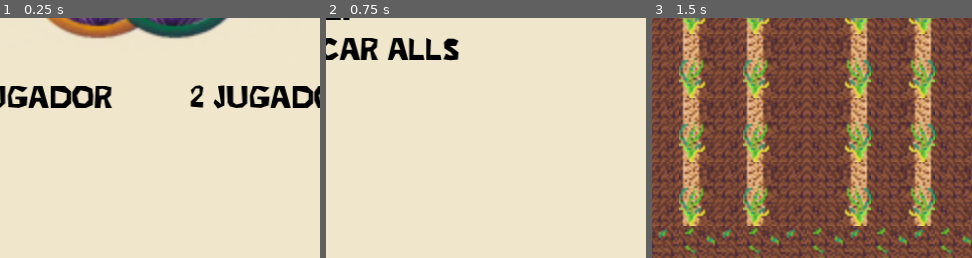
Above: before the commit, frames 1-3 (left to right).
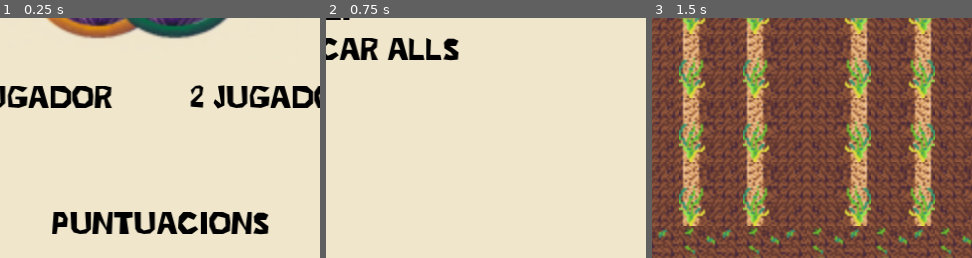
Above: after the commit, the same moments.

Repository: jespicas/Allimpicgames
Game: Godot game, scene res://MainMenu/MainMenu.tscn
Two runs of this game, one before a commit and one after it. Both use one fixed random seed, a clock stepped at 60 frames per second and the inputs below.
Inputs (mouse positions are % of the whole screen's width and height, from its top left):
- Up to frame 1 (0.25 s): no input
- Up to frame 2 (0.75 s): tap Enter (ui_accept) at 0.5 s; move the mouse to (72, 45) at 0.52 s; hold D (p1_move_right) from 0.53 s (still down); hold Ctrl (p1_press_button) from 0.53 s (still down); click (72, 45) at 0.67 s
- Up to frame 3 (1.5 s): tap Enter (ui_accept) at 0.77, 1.07 s; tap Up (p2_move_up) at 0.8, 1.35 s; move the mouse to (30, 55) at 1.27 s; release D (p1_move_right) at 1.28 s; release Ctrl (p1_press_button) at 1.28 s; hold S (p1_move_down) from 1.28 s (still down)
The pictures show only the part of the screen within x 26-76%, y 50-100%; the shares and areas given below are measured in that part.

The runs differ from the first frame. In frame 1, 4.2% of the frame differs, in the area x 16-85%, y 80-91%; in frame 2, nothing differs; in frame 3, nothing differs.
Error before the commit: Invalid operands 'String' and 'Nil' in operator '+'. (res://Global.gd:440)
Error after the commit: Invalid operands 'String' and 'Nil' in operator '+'. (res://Global.gd:446)

Commit message:
Add scores

Diff:
--- a/Global.gd
+++ b/Global.gd
@@ -29,8 +29,14 @@
 #var urlApi = "https://allimpicgames-api-dev.azurewebsites.net/"
 var urlApi = "http://localhost:5267/"
 
+func setScore(value):
+	score = value
+
 func goto_Records():
 	Global.goto_scene("res://OtherOptions/ShowRecords.tscn")
+	pass
+func goto_SaveRecords():
+	Global.goto_scene("res://OtherOptions/SaveRecord.tscn")
 	pass
 func goto_Main():
 	Global.goto_scene("res://MainMenu/MainMenu.tscn")
--- a/MainMenu/MainMenu.gd
+++ b/MainMenu/MainMenu.gd
@@ -2,7 +2,7 @@
 
 var currentPosition = null
 
-enum menupositions {PLAYER1, PLAYER2, COMPETIR, PRACTICAR, OPTIONS, SHOWNGAMES}
+enum menupositions {PLAYER1, PLAYER2, COMPETIR, PRACTICAR, PUNTUACIONS, SHOWNGAMES}
 
 var keymapsFile = "user://keymaps.dat"
 
@@ -165,6 +165,8 @@
 			buttonCompetirPressed()
 		elif currentPosition == menupositions.PRACTICAR:
 			buttonPracticarPressed()
+		elif currentPosition == menupositions.PUNTUACIONS:
+			Global.goto_Records()
 		#elif currentPosition == menupositions.OPTIONS:
 		#	buttonSettingsPressed()
 		#elif currentPosition == menupositions.SHOWNGAMES:
@@ -193,6 +195,9 @@
 		#	$focusAll.position.x = 200
 		#	$focusAll.position.y = 220
 		if currentPosition == menupositions.PLAYER1 or currentPosition == menupositions.PLAYER2:
+			currentPosition = menupositions.PUNTUACIONS
+			$focusAll.position.x = 80
+			$focusAll.position.y = 220
 			pass
 		#	currentPosition = menupositions.OPTIONS
 		#	$focusAll.position.x = 200
@@ -226,7 +231,12 @@
 			$'2playertouch'.show()
 			Global.setNumPlayers(null)
 			Global.setPlayers(null)
-
+		if currentPosition == menupositions.PUNTUACIONS:
+			currentPosition = menupositions.PLAYER1
+			$focusAll.position.x = 43
+			$focusAll.position.y = 161
+			Global.setNumPlayers(null)
+			Global.setPlayers(null)
 		#if currentPosition == menupositions.OPTIONS:
 		#	print("OPTIONS")
 		#	if Global.players != null:
--- a/MainMenu/MainMenu.tscn
+++ b/MainMenu/MainMenu.tscn
@@ -208,6 +208,15 @@
 theme_override_font_sizes/font_size = 12
 text = "D' Acord"
 
+[node name="Puntuacions" type="RichTextLabel" parent="."]
+offset_left = 108.0
+offset_top = 213.0
+offset_right = 232.0
+offset_bottom = 235.0
+theme_override_colors/default_color = Color(0, 0, 0, 1)
+theme_override_fonts/normal_font = ExtResource("3")
+text = "Puntuacions"
+
 [connection signal="pressed" from="settingsTouch" to="." method="_on_TouchScreenButton_pressed" binds= ["btnSettings"]]
 [connection signal="pressed" from="allimpictouch" to="." method="_on_TouchScreenButton_pressed" binds= ["btnCompetir"]]
 [connection signal="pressed" from="practicarTouch" to="." method="_on_TouchScreenButton_pressed" binds= ["btnPracticar"]]
--- a/MiniGames/AgafaAlls.gd
+++ b/MiniGames/AgafaAlls.gd
@@ -23,6 +23,8 @@
 var willSendScore = false
 
 var started = false
+var timerFinishGame = false
+
 # Called when the node enters the scene tree for the first time.
 func _ready():
 	fillArrCurrentMovement()
@@ -175,11 +177,17 @@
 			var guanya = ""
 			if timeP1 > timeP2:
 				guanya = "P2"
+				Global.setScore(str(timeP2).substr(0,5))
 			else:
 				guanya = "P1"
+				Global.setScore(str(timeP1).substr(0,5))
 			$Hud.show_message("Guanya " + guanya)
-			$RetryGame.menuRetry = true
-			$RetryGame.ShowRetry()
+			if timerFinishGame == false:
+				$TimerGoToRecords.start()
+				timerFinishGame = true
+				print("finishgame")
+			#$RetryGame.menuRetry = true
+			#$RetryGame.ShowRetry()
 
 	else:
 		if Global.numPlayers == 1 and P1finish == true:
@@ -228,3 +236,11 @@
 	$Hud.hideMessage()
 	print("timeout")
 	pass # Replace with function body.
+
+
+func _on_timer_go_to_records_timeout() -> void:
+	print("timeoutGotoREcords")
+	# Mirar si ha de guardar records
+	# El record esta dintre dels 5 ?
+	Global.goto_SaveRecords()
+	pass # Replace with function body.
--- a/MiniGames/AgafaAlls.tscn
+++ b/MiniGames/AgafaAlls.tscn
@@ -361,4 +361,8 @@
 theme_override_fonts/font = ExtResource("21_67iwq")
 theme_override_font_sizes/font_size = 8
 
+[node name="TimerGoToRecords" type="Timer" parent="."]
+wait_time = 2.0
+
 [connection signal="timeout" from="Timer" to="." method="_on_Timer_timeout"]
+[connection signal="timeout" from="TimerGoToRecords" to="." method="_on_timer_go_to_records_timeout"]
--- a/MiniGames/ConcursAlliOli.gd
+++ b/MiniGames/ConcursAlliOli.gd
@@ -278,9 +278,15 @@
 	#	"   "+str(puntOKP1)+" ml"
 	#]
 	#$InfPlayer1/SquareInformationP1.ShowSquareFixed(30,70,30,100,120,70,120,100,textParticipant)
-
-	$RetryGame.menuRetry = true
-	$RetryGame.ShowRetry()
+	if Global.numPlayers == 2:
+		if puntOKP1 > puntOKP2:
+			Global.setScore(puntOKP1)
+		else:
+			Global.setScore(puntOKP2)
+		$TimerGotoRecords.start()
+	else:
+		$RetryGame.menuRetry = true
+		$RetryGame.ShowRetry()
 
 	pass
 func animationBiberoFinished():
@@ -434,3 +440,8 @@
 	$InfoPlayer1.hide()
 	$InfoPlayer1/TimerInfoPlayer1.stop()
 	pass # Replace with function body.
+
+
+func _on_timer_goto_records_timeout() -> void:
+	Global.goto_SaveRecords()
+	pass # Replace with function body.
--- a/MiniGames/ConcursAlliOli.tscn
+++ b/MiniGames/ConcursAlliOli.tscn
@@ -811,8 +811,12 @@
 
 [node name="OlitTimerP1" type="Timer" parent="."]
 
+[node name="TimerGotoRecords" type="Timer" parent="."]
+wait_time = 2.0
+
 [connection signal="timeout" from="Info/WaitReadytoHide" to="." method="_on_wait_readyto_hide_timeout"]
 [connection signal="timeout" from="InfoPlayer1/TimerInfoPlayer1" to="." method="_on_timer_info_player_1_timeout"]
 [connection signal="timeout" from="InfoPlayer2/TimerInfoPlayer2" to="." method="_on_timer_info_player_2_timeout"]
 [connection signal="timeout" from="OlitTimerP2" to="." method="_on_olit_timer_p_2_timeout"]
 [connection signal="timeout" from="OlitTimerP1" to="." method="_on_olit_timer_p_1_timeout"]
+[connection signal="timeout" from="TimerGotoRecords" to="." method="_on_timer_goto_records_timeout"]
--- a/MiniGames/EnforcarAlls.tscn
+++ b/MiniGames/EnforcarAlls.tscn
@@ -830,4 +830,8 @@
 position = Vector2(318, 118)
 texture = ExtResource("28_6fa3i")
 
+[node name="TimerGotoRecords" type="Timer" parent="."]
+wait_time = 2.0
+
 [connection signal="timeout" from="Info/WaitReadytoHide" to="." method="_on_wait_readyto_hide_timeout"]
+[connection signal="timeout" from="TimerGotoRecords" to="." method="_on_timer_goto_records_timeout"]
--- a/MiniGames/TiraAll.gd
+++ b/MiniGames/TiraAll.gd
@@ -221,13 +221,30 @@
 		$CanvasLayer/tornJugador.text = "Jugador 2"
 		readyToStart = true
 	elif currentPlayer == "Player 2":
-		$Hud/Message2.text = "Fi de la partida"
-		$Information.show()
-		$Information/Label.text = " Fi de la partida"
+		var guanya = 0
+		if Global.numPlayers == 2:
+			if puntsP1 > puntsP2:
+				guanya = puntsP1
+				Global.setScore(puntsP1)
+				$Hud/Message2.text = "Guanya P1"
+				$Information.show()
+				$Information/Label.text = " Guanya P1"
+
+			else:
+				guanya = puntsP2
+				Global.setScore(puntsP2)
+				$Hud/Message2.text = "Guanya P2"
+				$Information.show()
+				$Information/Label.text = "Guanya P2"
+
 		readyToStart = false
 		endgame = true
-		$RetryGame.menuRetry = true
-		$RetryGame.ShowRetry()
+		if Global.numPlayers == 2:
+			$TimerGotoRecords.start()
+			pass
+		else:
+			$RetryGame.menuRetry = true
+			$RetryGame.ShowRetry()
 	else:
 		$Hud/Message2.text = "Fi de la partida"
 		$Information.show()
@@ -242,3 +259,8 @@
 func _on_timer_square_information_timeout():
 	$TimerSquareInformation.stop()
 	pass # Replace with function body.
+
+
+func _on_timer_goto_records_timeout() -> void:
+	Global.goto_SaveRecords()
+	pass # Replace with function body.
--- a/MiniGames/TiraAll.tscn
+++ b/MiniGames/TiraAll.tscn
@@ -326,4 +326,8 @@
 
 [node name="RetryGame" parent="." instance=ExtResource("14_f1j5r")]
 
+[node name="TimerGotoRecords" type="Timer" parent="."]
+wait_time = 2.0
+
 [connection signal="timeout" from="Timer" to="." method="_on_timer_timeout"]
+[connection signal="timeout" from="TimerGotoRecords" to="." method="_on_timer_goto_records_timeout"]
--- a/MiniGames/TiralaBirra.gd
+++ b/MiniGames/TiralaBirra.gd
@@ -86,8 +86,10 @@
 	if Global.numPlayers == 2:
 		if puntsP1 > puntsP2:
 			$Hud.show_message("Guanya Jugador 1")
+			Global.setScore(puntsP1)
 		else:
 			$Hud.show_message("Guanya Jugador 2")
+			Global.setScore(puntsP2)
 	$TimerP1.stop()
 	$TimerP2.stop()
 	readyP2 = false
@@ -96,9 +98,11 @@
 	$HealthBarP1.emit_signal("reset")
 	$HealthBarP1.hide()
 	$HealthBarP2.hide()
-
-	$RetryGame.menuRetry = true
-	$RetryGame.ShowRetry()
+	if Global.numPlayers == 2:
+		$TimerGotoRecords.start()
+	else:
+		$RetryGame.menuRetry = true
+		$RetryGame.ShowRetry()
 	pass
 func BaldArrived():
 	$BaldBarFiraAll/CharacterBody2D/AnimatedSprite2D.stop()
@@ -402,3 +406,8 @@
 func _on_no_touch_pressed():
 	Global.goto_scene("res://MainMenu/Jocs.tscn")
 	pass # Replace with function body.
+
+
+func _on_timer_goto_records_timeout() -> void:
+	Global.goto_SaveRecords()
+	pass # Replace with function body.
--- a/MiniGames/TiralaBirra.tscn
+++ b/MiniGames/TiralaBirra.tscn
@@ -243,5 +243,9 @@
 theme_override_font_sizes/font_size = 8
 metadata/_edit_use_anchors_ = true
 
+[node name="TimerGotoRecords" type="Timer" parent="."]
+wait_time = 2.0
+
 [connection signal="timeout" from="TimerP2" to="." method="_on_timer_timeout"]
 [connection signal="timeout" from="TimerP1" to="." method="_on_timer_p_1_timeout"]
+[connection signal="timeout" from="TimerGotoRecords" to="." method="_on_timer_goto_records_timeout"]
--- a/MiniGames/enforcar_alls.gd
+++ b/MiniGames/enforcar_alls.gd
@@ -59,6 +59,7 @@
 var player1End = false
 var player2End = false
 
+var gameFinishedTimer = false
 func resetSelects():
 	isCanyemFirstGira = false
 	isCanyemSecondGira = false
@@ -135,12 +136,19 @@
 			$Hud.hideMessageP1()
 			$Hud.hideMessageP2()
 			if tempsP1 > tempsP2:
+				Global.setScore(str(tempsP2).substr(0,5))
 				$Hud.show_message("P2 guanya")
 			else:
+				Global.setScore(str(tempsP1).substr(0,5))
 				$Hud.show_message("P1 guanya")
 
-			$RetryGame.show()
-			$RetryGame.ShowRetry()
+			if Global.numPlayers == 2:
+				if gameFinishedTimer == false:
+					$TimerGotoRecords.start()
+					gameFinishedTimer = true
+			else:
+				$RetryGame.show()
+				$RetryGame.ShowRetry()
 
 		if gameStart == true:
 			tempsP1 += delta
@@ -551,3 +559,8 @@
 	gameStart = true
 	$Info/WaitReadytoHide.stop()
 	pass # Replace with function body.
+
+
+func _on_timer_goto_records_timeout() -> void:
+	Global.goto_SaveRecords()
+	pass # Replace with function body.
--- a/OtherOptions/SaveRecord.gd
+++ b/OtherOptions/SaveRecord.gd
@@ -115,14 +115,8 @@
 	if fileExists() == true:
 		var save_file = Global.GetScores()
 
-		#var f := File.new()
-		#f.open("user://save.cfg", File.READ)
-		#var text =  f.get_as_text()
-		#save_data = parse_json(text)
-		#f.close()
-
 		var new = {
-			"score": int($Control/punts.text),
+			"score": Global.score,
 			"name": labels[0]+labels[1]+labels[2],
 			"game": Global.currentGame
 		}
@@ -131,25 +125,16 @@
 		var json_string = JSON.stringify(save_file)
 		save_fileOverride.store_line(json_string)
 
-
-		#var cfgFile = File.new()
-		#cfgFile.open("user://save.cfg", File.WRITE)
-		#cfgFile.store_line(to_json(save_data))
-		#cfgFile.close()
-
 	else:
 		var new = [{
-			"score": int($Control/punts.text),
+			"score": Global.score,
 			"name": labels[0]+labels[1]+labels[2],
 			"game": Global.currentGame
 		}]
 		var save_file = FileAccess.open(Global.pathScores, FileAccess.WRITE)
 		var json_string = JSON.stringify(new)
 		save_file.store_line(json_string)
-		#var cfgFile = File.new()
-		#cfgFile.open("user://save.cfg", File.WRITE)
-		#cfgFile.store_line(to_json(save_data))
-		#cfgFile.close()
+
 
 func fileExists():
 	return FileAccess.file_exists(Global.pathScores)
--- a/OtherOptions/ShowRecords.gd
+++ b/OtherOptions/ShowRecords.gd
@@ -10,188 +10,7 @@
 
 func _ready():
 	var save_data = Global.GetScores()
-	save_data = [{
-	"score": 33,
-	"name": "PEP",
-	"game": "TiralaBirra"
-	}]
-	var new = {
-		"score": 0,
-		"name": "DET",
-		"game": "AgafaAlls"
-	}
-	save_data.append(new)
-	new = {
-		"score": 0,
-		"name": "MTR",
-		"game": "AgafaAlls"
-	}
-	save_data.append(new)
-	new = {
-		"score": 0,
-		"name": "MTR",
-		"game": "AgafaAlls"
-	}
-	save_data.append(new)
-	new = {
-		"score": 0,
-		"name": "MTR",
-		"game": "AgafaAlls"
-	}
-	save_data.append(new)
-	new = {
-		"score": 0,
-		"name": "MTR",
-		"game": "AgafaAlls"
-	}
-	save_data.append(new)
 
-	new = {
-		"score": 0,
-		"name": "MTR",
-		"game": "AgafaAlls"
-	}
-	save_data.append(new)
-	new = {
-		"score": 0,
-		"name": "MTR",
-		"game": "AgafaAlls"
-	}
-	save_data.append(new)
-	new = {
-		"score": 100,
-		"name": "KNZ",
-		"game": "TiralaBirra"
-	}
-	save_data.append(new)
-	new = {
-		"score": 140,
-		"name": "JEC",
-		"game": "Tirall"
-	}
-	save_data.append(new)
-	new = {
-		"score": 140,
-		"name": "JEC",
-		"game": "Tirall"
-	}
-	save_data.append(new)
-	new = {
-		"score": 130,
-		"name": "SEC",
-		"game": "Tirall"
-	}
-	save_data.append(new)
-	new = {
-		"score": 240,
-		"name": "PEC",
-		"game": "Tirall"
-	}
-	save_data.append(new)
-	new = {
-		"score": 110,
-		"name": "JEC",
-		"game": "Tirall"
-	}
-	save_data.append(new)
-	new = {
-		"score": 120,
-		"name": "LEC",
-		"game": "Tirall"
-	}
-	save_data.append(new)
-	new = {
-		"score": 130,
-		"name": "JEC",
-		"game": "Tirall"
-	}
-	save_data.append(new)
-
-	new = {
-		"score": 140,
-		"name": "JEC",
-		"game": "ConcursAlliOli"
-	}
-	save_data.append(new)
-	new = {
-		"score": 180,
-		"name": "JEC",
-		"game": "ConcursAlliOli"
-	}
-	save_data.append(new)
-
-	new = {
-		"score": 110,
-		"name": "JEC",
-		"game": "ConcursAlliOli"
-	}
-	save_data.append(new)
-
-	new = {
-		"score": 140,
-		"name": "JEC",
-		"game": "ConcursAlliOli"
-	}
-	save_data.append(new)
-
-	new = {
-		"score": 150,
-		"name": "JEC",
-		"game": "ConcursAlliOli"
-	}
-	save_data.append(new)
-
-	new = {
-		"score": 140,
-		"name": "JEC",
-		"game": "ConcursAlliOli"
-	}
-	save_data.append(new)
-
-	new = {
-		"score": 140,
-		"name": "JEC",
-		"game": "ConcursAlliOli"
-	}
-	save_data.append(new)
-
-
-	new = {
-		"score": 90,
-		"name": "DEC",
-		"game": "EnforcarAlls"
-	}
-	save_data.append(new)
-	new = {
-		"score": 120,
-		"name": "DEC",
-		"game": "EnforcarAlls"
-	}
-	save_data.append(new)
-	new = {
-		"score": 110,
-		"name": "DEC",
-		"game": "EnforcarAlls"
-	}
-	save_data.append(new)
-	new = {
-		"score": 230,
-		"name": "DEC",
-		"game": "EnforcarAlls"
-	}
-	save_data.append(new)
-	new = {
-		"score": 120,
-		"name": "DEC",
-		"game": "EnforcarAlls"
-	}
-	save_data.append(new)
-	new = {
-		"score": 220,
-		"name": "DEC",
-		"game": "EnforcarAlls"
-	}
-	save_data.append(new)
 	#var json = JSON.new()
 	#save_data = JSON.stringify(save_data)
 	#var f := File.new()
@@ -214,12 +33,21 @@
 func fillGrid(gridName,values):
 	if values.size()> 0:
 		#values.sort_custom(self, "customComparison")
-		values.sort_custom(func(a, b): return a["score"] > b["score"])
+		if gridName == agafaAll or gridName == enforcaralls:
+			values.sort_custom(func(a, b): return str(a["score"]).to_float() < str(b["score"]).to_float())
+		else:
+			values.sort_custom(func(a, b): return str(a["score"]).to_float() > str(b["score"]).to_float())
 		for i in range(values.size()):
 			if i <= 4:
 				var dynamic_font = FontVariation.new()
 				dynamic_font.base_font = load("res://Media/Fonts/zero_cool/ZeroCool.ttf")
 				dynamic_font.set_spacing(TextServer.SPACING_BOTTOM,-5	)
+				var pos = Label.new()
+				pos.add_theme_font_override("font",dynamic_font)
+				pos.add_theme_font_size_override("font_size",8)
+				pos.add_theme_color_override("font_color", Color(0,0,0,1))
+				pos.text = str(i+1)+"."
+				pos.visible = true
 				var name = Label.new()
 				name.add_theme_font_override("font",dynamic_font)
 				name.add_theme_font_size_override("font_size",8)
@@ -235,18 +63,23 @@
 				score.text = str(values[i]["score"])
 				score.visible = true
 				if gridName == agafaAll:
-					$Control2/RecollirAlls.add_child(name)
-					$Control2/RecollirAlls.add_child(score)
+					$Control2/CanvasGroup/RecollirAlls.add_child(pos)
+					$Control2/CanvasGroup/RecollirAlls.add_child(name)
+					$Control2/CanvasGroup/RecollirAlls.add_child(score)
 				if gridName == tiralabirra:
+					$Control2/TirarBirrall.add_child(pos)
 					$Control2/TirarBirrall.add_child(name)
 					$Control2/TirarBirrall.add_child(score)
 				if gridName == tirall:
+					$Control2/TirAll.add_child(pos)
 					$Control2/TirAll.add_child(name)
 					$Control2/TirAll.add_child(score)
 				if gridName == concursallioli:
+					$Control2/Allioli.add_child(pos)
 					$Control2/Allioli.add_child(name)
 					$Control2/Allioli.add_child(score)
 				if gridName == enforcaralls:
+					$Control2/EnforArlls.add_child(pos)
 					$Control2/EnforArlls.add_child(name)
 					$Control2/EnforArlls.add_child(score)
 func customComparison(a, b):
--- a/OtherOptions/ShowRecords.tscn
+++ b/OtherOptions/ShowRecords.tscn
@@ -1,8 +1,15 @@
-[gd_scene load_steps=4 format=3 uid="uid://bbtbkxmu21xm4"]
+[gd_scene load_steps=11 format=3 uid="uid://bbtbkxmu21xm4"]
 
 [ext_resource type="Script" path="res://OtherOptions/ShowRecords.gd" id="1_0sd3f"]
 [ext_resource type="Texture2D" uid="uid://doir7g7rkqqmo" path="res://Media/imatges/mainmenu/background.png" id="1_p08js"]
 [ext_resource type="FontFile" uid="uid://bgqt1vjshdk4n" path="res://Media/Fonts/zero_cool/ZeroCool.ttf" id="2_wywwg"]
+[ext_resource type="Texture2D" uid="uid://bvy4sa43wc4p6" path="res://Media/imatges/squareAlls/background.png" id="4_kibv2"]
+[ext_resource type="Texture2D" uid="uid://dlw46ubgjy63l" path="res://Media/imatges/squareAlls/adaltesquerra.png" id="5_ka7g1"]
+[ext_resource type="Texture2D" uid="uid://p4txl2j552ao" path="res://Media/imatges/squareAlls/horitzontal.png" id="5_m7u8d"]
+[ext_resource type="Texture2D" uid="uid://baia8sxp0simw" path="res://Media/imatges/squareAlls/abaixesquerra.png" id="6_wbs1q"]
+[ext_resource type="Texture2D" uid="uid://c5r8uihprhlxx" path="res://Media/imatges/squareAlls/abaixdreta.png" id="7_17ldj"]
+[ext_resource type="Texture2D" uid="uid://bxjl0fp7hin4b" path="res://Media/imatges/squareAlls/vertical.png" id="8_3j8wt"]
+[ext_resource type="Texture2D" uid="uid://cot581o5xqtxp" path="res://Media/imatges/squareAlls/adaltdreta.png" id="9_rkfxf"]
 
 [node name="CanvasLayer" type="CanvasLayer"]
 script = ExtResource("1_0sd3f")
@@ -38,13 +45,62 @@
 layout_mode = 3
 anchors_preset = 0
 
-[node name="RecollirAlls" type="GridContainer" parent="Control2"]
-layout_mode = 0
+[node name="CanvasGroup" type="CanvasGroup" parent="Control2"]
+position = Vector2(0, -1)
+
+[node name="Background" type="Sprite2D" parent="Control2/CanvasGroup"]
+position = Vector2(85, 60.5)
+scale = Vector2(3.09091, 2.68182)
+texture = ExtResource("4_kibv2")
+
+[node name="Adaltesquerra" type="Sprite2D" parent="Control2/CanvasGroup"]
+position = Vector2(47, 40)
+texture = ExtResource("5_ka7g1")
+
+[node name="Abaixesquerra" type="Sprite2D" parent="Control2/CanvasGroup"]
+position = Vector2(47, 78)
+texture = ExtResource("6_wbs1q")
+
+[node name="Abaixdreta" type="Sprite2D" parent="Control2/CanvasGroup"]
+position = Vector2(117, 78)
+texture = ExtResource("7_17ldj")
+
+[node name="Vertical" type="Sprite2D" parent="Control2/CanvasGroup"]
+position = Vector2(47, 58)
+texture = ExtResource("8_3j8wt")
+
+[node name="Adaltdreta" type="Sprite2D" parent="Control2/CanvasGroup"]
+position = Vector2(117, 40)
+texture = ExtResource("9_rkfxf")
+
+[node name="Vertical2" type="Sprite2D" parent="Control2/CanvasGroup"]
+position = Vector2(117, 58)
+texture = ExtResource("8_3j8wt")
+flip_h = true
+
+[node name="Horitzontal2" type="Sprite2D" parent="Control2/CanvasGroup"]
+position = Vector2(87, 40)
+texture = ExtResource("5_m7u8d")
+
+[node name="Horitzontal" type="Sprite2D" parent="Control2/CanvasGroup"]
+position = Vector2(67, 40)
+texture = ExtResource("5_m7u8d")
+
+[node name="Horitzontal3" type="Sprite2D" parent="Control2/CanvasGroup"]
+position = Vector2(98, 40)
+texture = ExtResource("5_m7u8d")
+
+[node name="Horitzontal5" type="Sprite2D" parent="Control2/CanvasGroup"]
+position = Vector2(99, 78)
+texture = ExtResource("5_m7u8d")
+flip_v = true
+
+[node name="RecollirAlls" type="GridContainer" parent="Control2/CanvasGroup"]
 offset_left = 51.0
-offset_top = 29.0
+offset_top = 37.0
 offset_right = 120.0
-offset_bottom = 93.0
-columns = 2
+offset_bottom = 79.0
+columns = 3
 
 [node name="TirarBirrall" type="GridContainer" parent="Control2"]
 layout_mode = 2
@@ -52,7 +108,7 @@
 offset_top = 30.0
 offset_right = 270.0
 offset_bottom = 94.0
-columns = 2
+columns = 3
 
 [node name="TirAll" type="GridContainer" parent="Control2"]
 layout_mode = 2
@@ -60,7 +116,7 @@
 offset_top = 102.0
 offset_right = 119.0
 offset_bottom = 166.0
-columns = 2
+columns = 3
 
 [node name="Allioli" type="GridContainer" parent="Control2"]
 layout_mode = 2
@@ -68,15 +124,15 @@
 offset_top = 101.0
 offset_right = 270.0
 offset_bottom = 165.0
-columns = 2
+columns = 3
 
 [node name="EnforArlls" type="GridContainer" parent="Control2"]
 layout_mode = 2
 offset_left = 120.0
 offset_top = 175.0
-offset_right = 188.0
+offset_right = 228.0
 offset_bottom = 238.0
-columns = 2
+columns = 3
 
 [node name="TirarBirrall2" type="Label" parent="Control2"]
 layout_mode = 0
@@ -103,10 +159,10 @@
 
 [node name="TirAll2" type="Label" parent="Control2"]
 layout_mode = 0
-offset_left = 61.0
-offset_top = 89.0
-offset_right = 131.0
-offset_bottom = 104.0
+offset_left = 53.0
+offset_top = 92.0
+offset_right = 123.0
+offset_bottom = 107.0
 theme_override_colors/font_color = Color(0, 0, 0, 1)
 theme_override_fonts/font = ExtResource("2_wywwg")
 theme_override_font_sizes/font_size = 10
@@ -136,7 +192,18 @@
 theme_override_font_sizes/font_size = 10
 text = "Enforcar Alls"
 
+[node name="Horitzontal4" type="Sprite2D" parent="Control2"]
+position = Vector2(68, 77)
+texture = ExtResource("5_m7u8d")
+flip_v = true
+
+[node name="Horitzontal4" type="Sprite2D" parent="Control2/Horitzontal4"]
+position = Vector2(22, 0)
+texture = ExtResource("5_m7u8d")
+flip_v = true
+
 [node name="Timer" type="Timer" parent="."]
+wait_time = 2.0
 autostart = true
 
 [connection signal="timeout" from="Timer" to="." method="_on_Timer_timeout"]
--- a/UI/healthbar/HealthBar.gd
+++ b/UI/healthbar/HealthBar.gd
@@ -22,6 +22,8 @@
 
 func _on_update_health(_value: float) -> void:
 	value = _value
+	if value > 100:
+		value = 100
 	var tween = create_tween()
 	tween.tween_property($OverBar, "value", value, 0.2).set_trans(Tween.TRANS_SINE).set_ease(Tween.EASE_IN_OUT)
 	tween.tween_property($UnderBar, "value", value, 0.25).set_trans(Tween.TRANS_SINE).set_ease(Tween.EASE_OUT)
